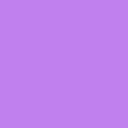
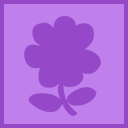
Layer changes from the first 128 × 128 image to the second:
added layer "Layer 1" above "Rectangle 1" over [24,16,101,116]
added layer "Rectangle 1" above "Layer 0" over [0,0,128,128]
